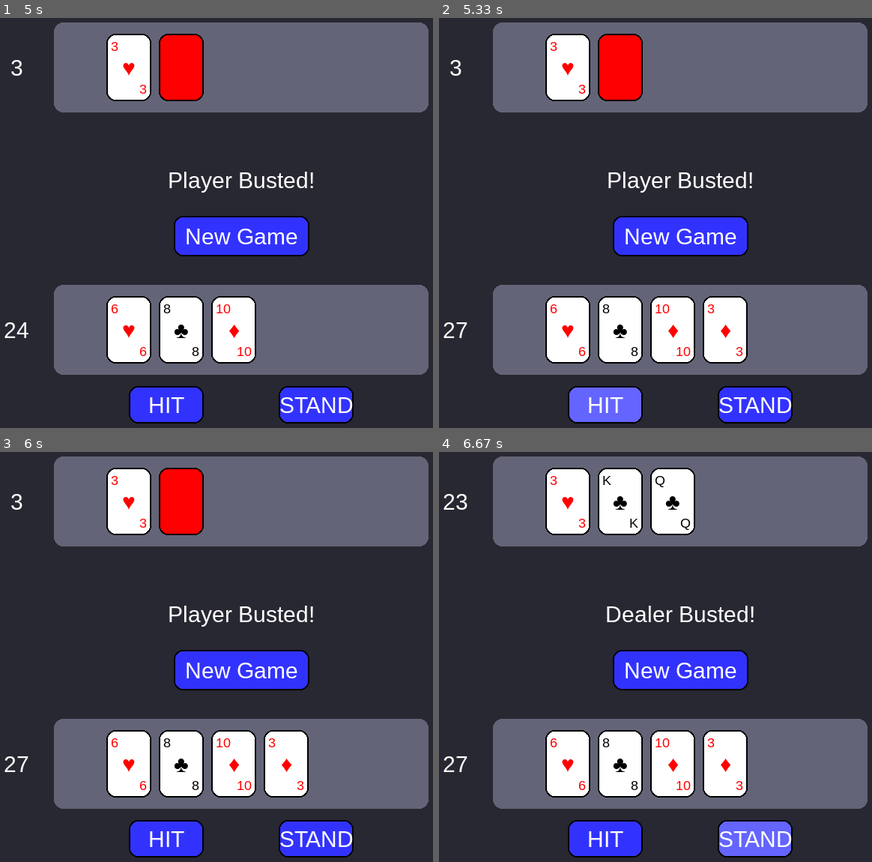
Above: before the commit, frames 1-4 (two rows, left to right).
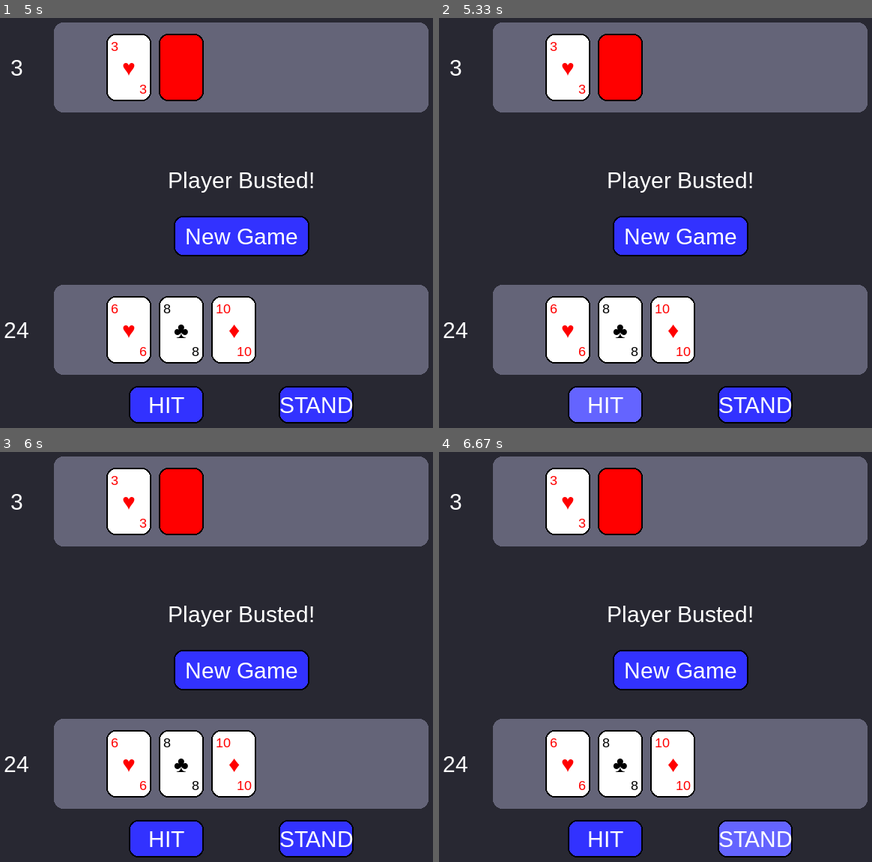
Above: after the commit, the same moments.

Repository: jeomarisaez/pygame-blackjack
Game: pygame game, started from main.py
Two runs of this game, one before a commit and one after it. Both use one fixed random seed, a clock stepped at 60 frames per second and the inputs below.
Inputs (mouse positions are in pixels of both pictures, inside the frame that each line leads up to):
- Up to frame 1 (5 s): click "STAND" at 0.38 s; tap 1 at 0.67, 2.17 s; click (56, 149) at 1.05 s; click "New Game" at 1.88 s; click (220, 141) at 2.55 s; tap 2 at 2.83 s; click "New Game" at 3.72 s; click "HIT" at 4.05 s; click (64, 128) at 4.38 s
- Up to frame 2 (5.33 s): click "HIT" at 5.22 s
- Up to frame 3 (6 s): click (151, 784) at 5.55 s
- Up to frame 4 (6.67 s): click "STAND" at 6.38 s

Frame 1 is identical in both runs. In frame 2, 1.7% of the frame differs, in the area x 3-72%, y 67-85%; in frame 3, 1.7%; in frame 4, 5.6%, in the area x 1-73%, y 3-85%.

Commit message:
feat: prevent hit and stand once game is over

Diff:
--- a/core/game_manager.py
+++ b/core/game_manager.py
@@ -62,15 +62,14 @@
                         if self.game.game_over:
                             self.restart_game()
                             print("new game pressed")
-
-                if self.game.current_player == self.game.player:
-                    if self.game_ui.buttonUI.mouse_inside("hit", event.pos):
-                        self.game.hit(self.game.current_player)
-                        print("hit pressed")
-                    if self.game_ui.buttonUI.mouse_inside("stand", event.pos):
-                        self.game.stand(self.game.current_player)
-                        print("stand pressed")
-
+                if not self.game.game_over:
+                    if self.game.current_player == self.game.player:
+                        if self.game_ui.buttonUI.mouse_inside("hit", event.pos):
+                            self.game.hit(self.game.current_player)
+                            print("hit pressed")
+                        if self.game_ui.buttonUI.mouse_inside("stand", event.pos):
+                            self.game.stand(self.game.current_player)
+                            print("stand pressed")
 
             if event.type == pygame.KEYDOWN:
                 if self.game.current_player == self.game.player:
Not shown, changed: main.spec
